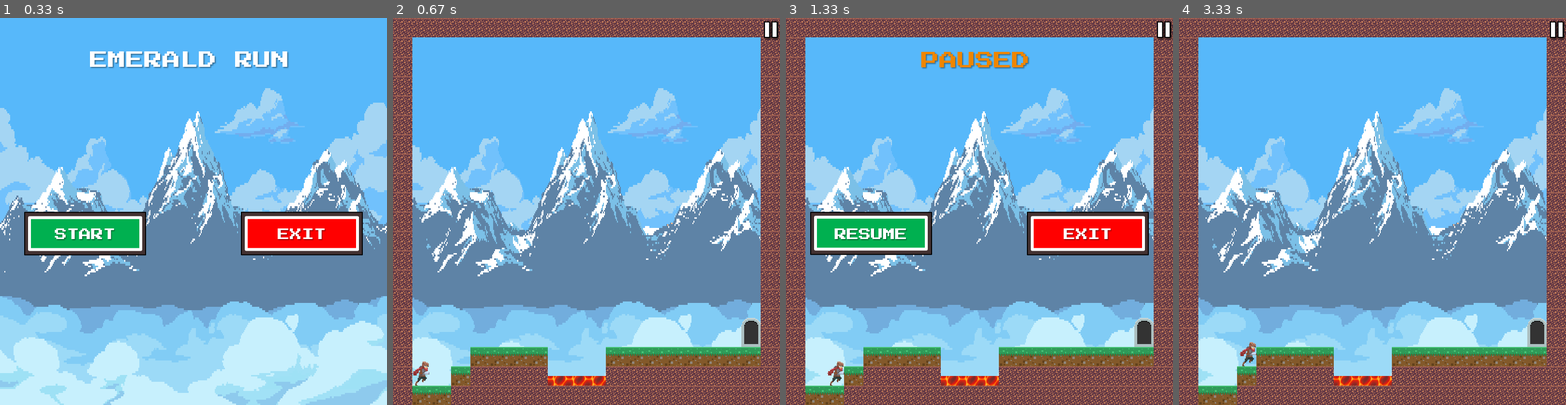
Above: before the commit, frames 1-4 (left to right).
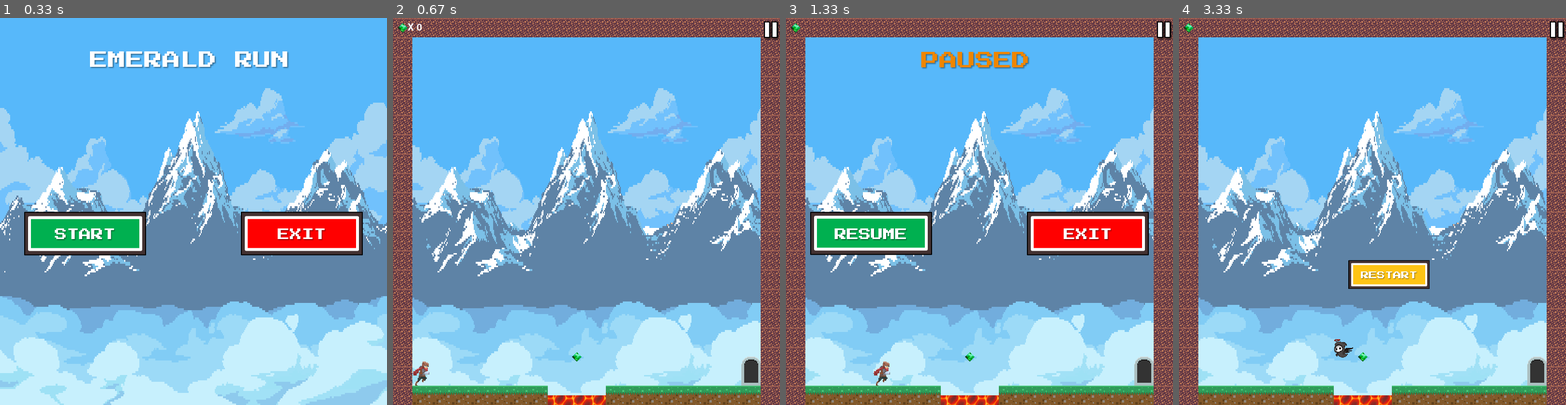
Above: after the commit, the same moments.

Repository: AndreBilley/Pygame-Platfomer
Game: pygame game, started from Nea_main.py
Two runs of this game, one before a commit and one after it. Both use one fixed random seed, a clock stepped at 60 frames per second and the inputs below.
Inputs (mouse positions are in pixels of both pictures, inside the frame that each line leads up to):
- Up to frame 1 (0.33 s): no input
- Up to frame 2 (0.67 s): press the mouse at (478, 234) at 0.37 s; move the mouse to (578, 219) at 0.47 s; release the mouse at (675, 203) at 0.6 s
- Up to frame 3 (1.33 s): hold Right 0.67-1.13 s; press the mouse at (1165, 29) at 1.2 s; move the mouse to (1006, 76) at 1.3 s
- Up to frame 4 (3.33 s): release the mouse at (1240, 118) at 1.43 s; press the mouse at (1264, 234) at 1.53 s; move the mouse to (1337, 223) at 1.63 s; release the mouse at (1415, 211) at 1.77 s; hold Up 1.83-2.13 s; hold Right 2.17-2.63 s; press the mouse at (1558, 29) at 2.7 s; move the mouse to (1446, 149) at 2.8 s; release the mouse at (1333, 273) at 2.93 s; press the mouse at (1264, 234) at 3.03 s; move the mouse to (1302, 285) at 3.13 s; release the mouse at (1345, 335) at 3.27 s

Frame 1 is identical in both runs. In frame 2, 11% of the frame differs, in the area x 1-95%, y 1-100%; in frame 3, 11%; in frame 4, 13%.

Commit message:
emeralds and gold exit added

Diff:
--- a/Globals.py
+++ b/Globals.py
@@ -1,13 +1,26 @@
 import pygame
+pygame.init()
+# Screen configuration
 screen_width = 800
 screen_height = 800
+tile_size = 40
+screen = pygame.display.set_mode((screen_width, screen_height))
+# Level configuration
+game_cond = 0
 level = 1
-max_levels = 3
-tile_size = 40
-game_cond = 0
+max_levels = 1
+emeralds = 0
 start_screen = True
 paused = False
-screen = pygame.display.set_mode((screen_width, screen_height))
+# Sprite configuration
 enemy_group = pygame.sprite.Group()
 lava_group = pygame.sprite.Group()
+emerald_group = pygame.sprite.Group()
 exit_group = pygame.sprite.Group()
+# GUI configuration
+red = (255, 0, 0)
+green = (0, 255, 0)
+blue = (0, 0, 255)
+white = (255, 255, 255)
+UI_font = pygame.font.SysFont('Bauhaus 93 ', 30)
+font = pygame.font.SysFont('Bauhaus 93', 70)
--- a/Nea_main.py
+++ b/Nea_main.py
@@ -83,6 +83,20 @@
     if exit_button.draw():
         run = False
 
+def draw_text(text, font, text_col, x, y):
+    img = font.render(text, True, text_col)
+    screen.blit(img, (x, y))
+
+
+# Update score
+def update_score():
+    global emeralds
+    # Check for collision with emerald
+    if pygame.sprite.spritecollide(player, emerald_group, True):
+        emeralds += 1
+        print(f'Emeralds: {emeralds}')
+    draw_text('X ' + str(emeralds), UI_font, white, tile_size - 10, 10)
+
 
 
 
@@ -106,6 +120,7 @@
         # Game is running
         if game_cond == 0:
             enemy_group.update()
+            update_score()
 
         # Pause menu functionality
         if paused:
@@ -116,9 +131,11 @@
 
         # If player has died
         if game_cond < 0 and restart_button.draw():
+            draw_text('YOU LOSE!', font, red, (screen_width / 2) - 140, screen_height / 2)
             world_data = []
             world = reset_level(level, world)
             game_cond = 0
+            emeralds = 0
 
         # If player has completed level
         if game_cond == 1:
@@ -129,7 +146,9 @@
                 world = reset_level(level, world)
                 game_cond = 0
 
-            else: # If player has completed last level/game
+            # If player has completed last level/game
+            else:
+                draw_text('YOU WIN!', font, green, (screen_width / 2) - 140, screen_height / 2)
                 # restart game
                 if restart_button.draw():
                     level = 1
@@ -137,9 +156,11 @@
                 world_data = []
                 world = reset_level(level, world)
                 game_cond = 0
+                emeralds = 0
 
         enemy_group.draw(screen)
         lava_group.draw(screen)
+        emerald_group.draw(screen)
         exit_group.draw(screen)
         pause_button.draw()
         game_cond = player.update(game_cond, world)
--- a/Pygame Level Editor.py
+++ b/Pygame Level Editor.py
@@ -106,7 +106,7 @@
 					screen.blit(img, (col * tile_size, row * tile_size - 20))
 
 				if world_data[row][col] == 7:
-					#coin
+					#emerald
 					img = pygame.transform.scale(emerald_img, (tile_size // 2, tile_size // 2))
 					screen.blit(img, (col * tile_size + (tile_size // 4), row * tile_size + (tile_size // 4)))
 				if world_data[row][col] == 8:
--- a/World_Class.py
+++ b/World_Class.py
@@ -50,6 +50,10 @@
                     tile = (img, img_rect)
                     self.tile_list.append(tile)
 
+                if tile == 7:
+                    emerald = Emerald(col_count * tile_size + (tile_size / 2), row_count * tile_size + (tile_size / 2))
+                    emerald_group.add(emerald)
+
                 col_count += 1
             row_count += 1
 
@@ -84,7 +88,12 @@
 
 class Lava(Entity):
     def __init__(self, x, y):
-        super().__init__('Nea_game_files/Map/lava.png', x, y, tile_size, tile_size // 2)
+        super().__init__('Nea_game_files/Map/lava.png', x, y, tile_size, tile_size / 2)
+
+class Emerald(Entity):
+    def __init__(self, x, y):
+        super().__init__('Nea_game_files/Map/emerald.png', x, y, tile_size / 1.5 , tile_size / 1.5)
+        self.rect.center = (x, y)
 
 class Exit(Entity):
     def __init__(self, x, y):
@@ -113,7 +122,10 @@
         if pygame.mouse.get_pressed()[0] == 0:
             self.clicked = False
 
-       # Draw button
+        # Draw button
         screen.blit(self.image, self.rect)
+        # Icons
+        score_icon = Emerald(tile_size / 2, tile_size / 2)
+        emerald_group.add(score_icon)
 
         return action
Binary file changed: Nea_game_files/Map/emerald.png
Binary file added: Nea_game_files/Map/exit2.png
Binary file changed: level1_data
Binary file changed: level2_data
